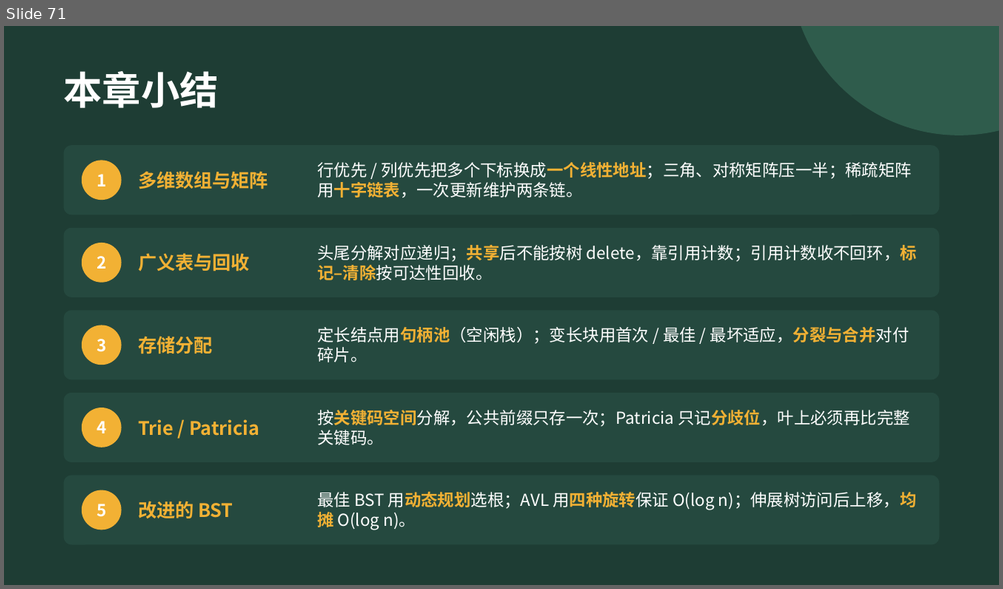
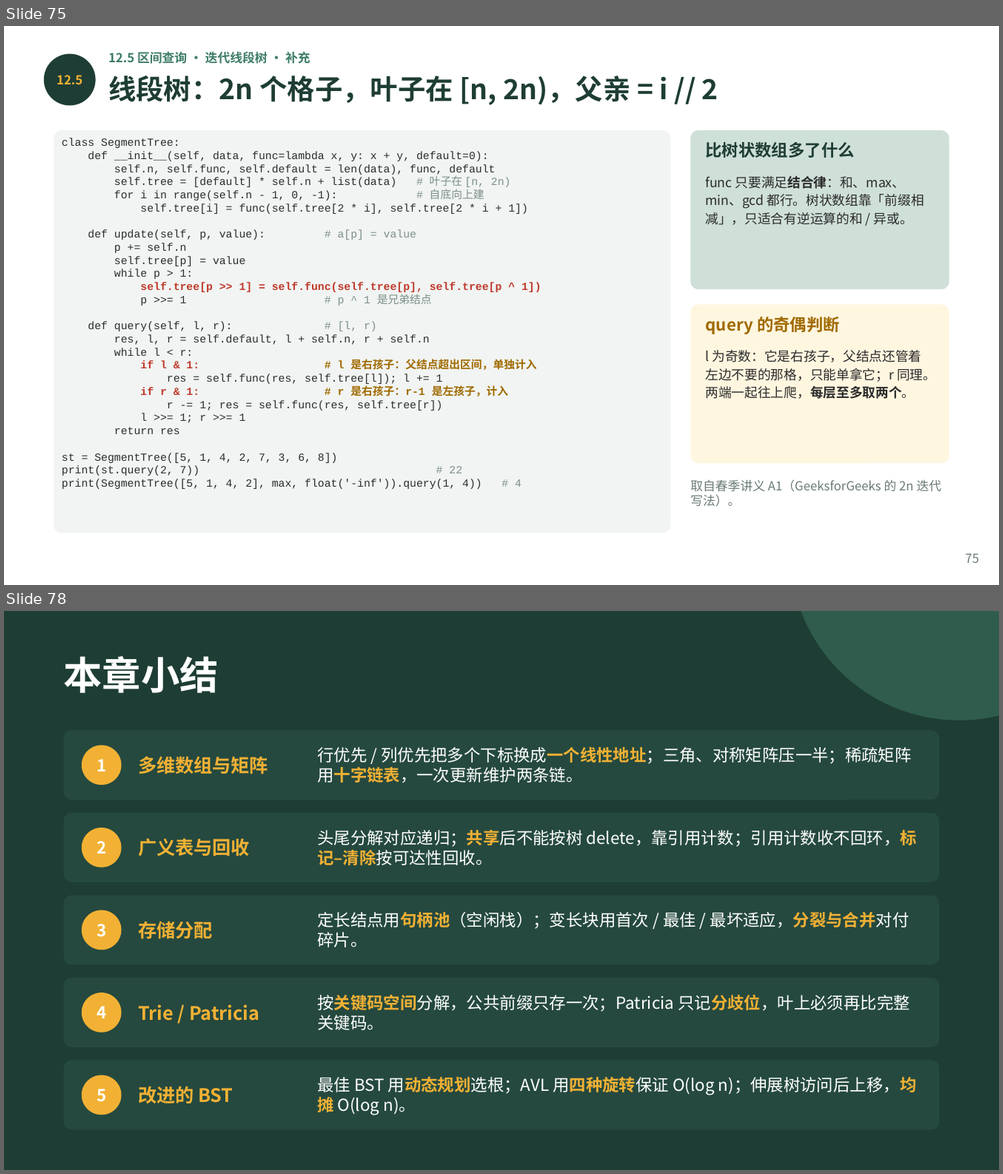
Before and after one commit to GMyhf/2026fall-cs201, a slide deck: courseware/202609_DSA_12_Advanced.pptx. Shown one above the other, each under a label of ours: slide 71 before the commit, slides 75 and 78 after it; the slides between them are not shown. The pictures are 1003x589 and 1003x1174 pixels, drawn with LibreOffice and Linux fonts; fonts in the diff are those of the drawing. Boxes give left, top, right and bottom in pixels: in the first picture for what was removed or moved away, otherwise in the second. Text is boxed around its words. In the diff, an @@ line names an element or a change of style, - is before the commit and + after.

```diff
--- a/courseware/202609_DSA_12_Advanced.pptx
+++ b/courseware/202609_DSA_12_Advanced.pptx
@@ slide 75 added at bbox=[4, 26, 999, 585], background #FFFFFF @@
@@ ellipse added at bbox=[44, 54, 96, 106], fill #1E3D34 @@
@@ text added at bbox=[108, 51, 310, 64], 9 pt, text #3E7C68, bold @@
+12.5 区间查询 · 迭代线段树 · 补充
@@ text added at bbox=[57, 75, 82, 84], 9 pt, text #F2B134, bold @@
+12.5
@@ text added at bbox=[108, 76, 718, 105], 20 pt, text #1E3D34, bold @@
+线段树：2n 个格子，叶子在 [n, 2n)，父亲 = i // 2
@@ rounded rectangle added at bbox=[54, 130, 670, 533], fill #F1F4F2 @@
@@ rounded rectangle added at bbox=[690, 130, 949, 289], fill #CFE0D8 @@
@@ text added at bbox=[62, 138, 541, 489], 7.9 pt, text #2B2B2B @@
+class SegmentTree:
+def __init__(self, data, func=lambda x, y: x + y, default=0):
+self.n, self.func, self.default = len(data), func, default
+self.tree = [default] * self.n + list(data) # 叶子在 [n, 2n)
+for i in range(self.n - 1, 0, -1): # 自底向上建
+self.tree[i] = func(self.tree[2 * i], self.tree[2 * i + 1])
+def update(self, p, value): # a[p] = value
+p += self.n
+self.tree[p] = value
+while p > 1:
+self.tree[p >> 1] = self.func(self.tree[p], self.tree[p ^ 1])
+p >>= 1 # p ^ 1 是兄弟结点
+def query(self, l, r): # [l, r)
+res, l, r = self.default, l + self.n, r + self.n
+while l < r:
+if l & 1: # l 是右孩子：父结点超出区间，单独计入
+res = self.func(res, self.tree[l]); l += 1
+if r & 1: # r 是右孩子：r-1 是左孩子，计入
+r -= 1; res = self.func(res, self.tree[r])
+l >>= 1; r >>= 1
+return res
+st = SegmentTree([5, 1, 4, 2, 7, 3, 6, 8])
+print(st.query(2, 7)) # 22
+print(SegmentTree([5, 1, 4, 2], max, float('-inf')).query(1, 4)) # 4
@@ text added at bbox=[705, 142, 854, 158], 12 pt, text #1E3D34, bold @@
+比树状数组多了什么
@@ text added at bbox=[705, 176, 923, 225], 9.5 pt, text #2B2B2B @@
+func 只要满足结合律：和、max、min、gcd 都行。树状数组靠「前缀相减」，只适合有逆运算的和 / 异或。
@@ rounded rectangle added at bbox=[690, 304, 949, 463], fill #FFF6E0 @@
@@ text added at bbox=[705, 317, 839, 335], 12 pt, text #A06A00, bold @@
+query 的奇偶判断
@@ text added at bbox=[705, 350, 936, 399], 9.5 pt, text #2B2B2B @@
+l 为奇数：它是右孩子，父结点还管着左边不要的那格，只能单拿它；r 同理。两端一起往上爬，每层至多取两个。
@@ text added at bbox=[690, 480, 942, 507], 9 pt, text #6B7B74 @@
+取自春季讲义 A1（GeeksforGeeks 的 2n 迭代写法）。
@@ text added at bbox=[965, 554, 979, 563], 9 pt, text #6B7B74 @@
+75
@@ what was slide 71 is now slide 78 @@
```
Also in this commit, not shown: 2 slides changed, 6 other slides added, 2 other files.
